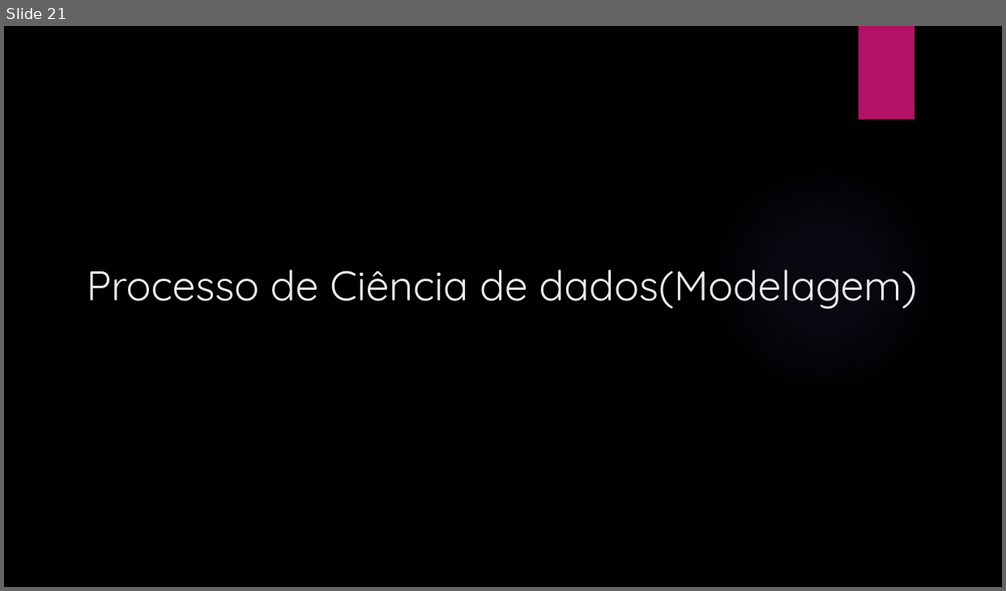
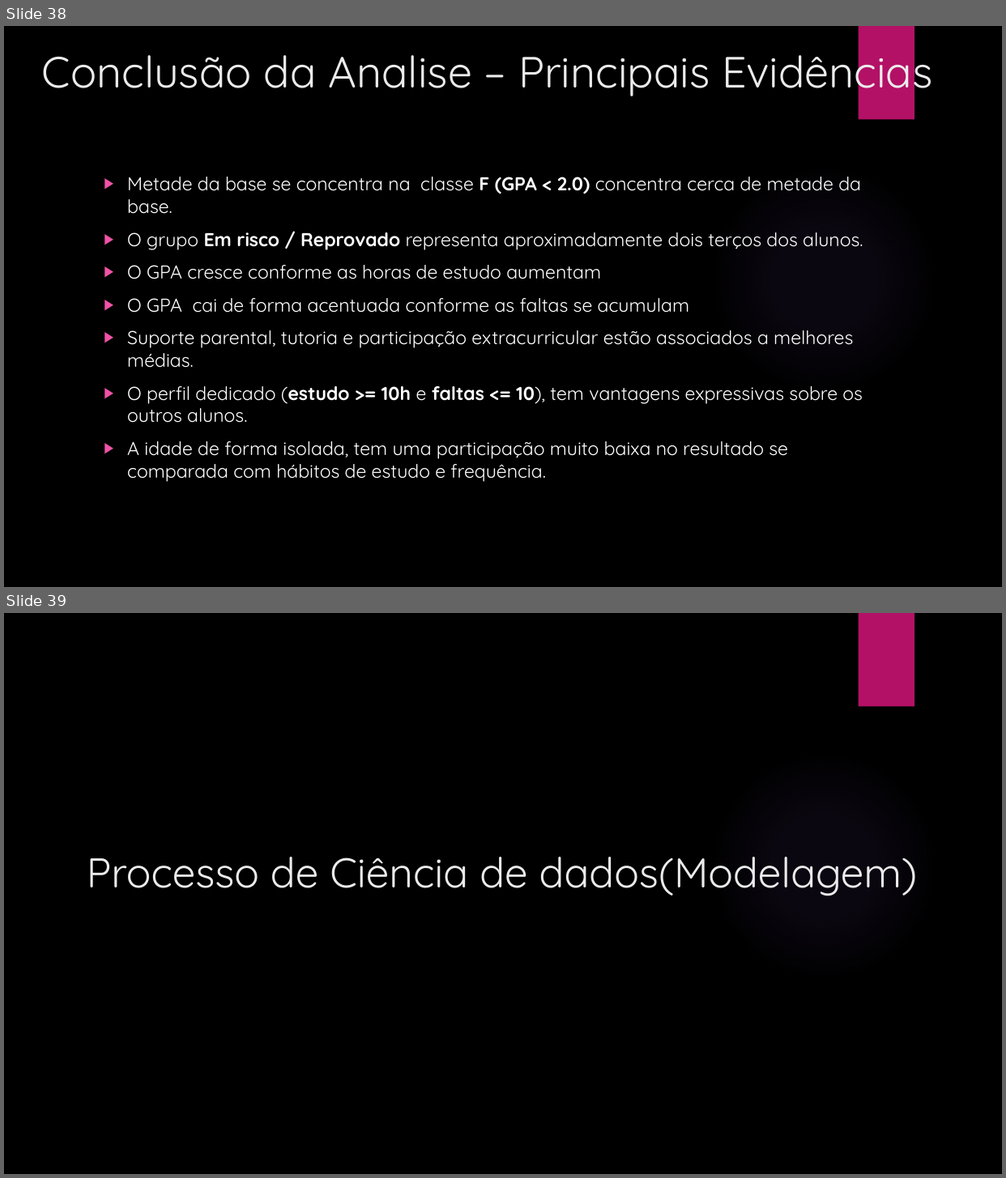
Before and after one commit to elvitin/students_perfomance_topicos_i, a slide deck: docs/Apresentacaotopicos.pptx. Shown one above the other, each under a label of ours: slide 21 before the commit, slides 38 and 39 after it. The pictures are 1006x591 and 1006x1178 pixels, drawn with LibreOffice and Linux fonts; fonts in the diff are those of the drawing; background and template pictures are left out. Boxes give left, top, right and bottom in pixels: in the first picture for what was removed or moved away, otherwise in the second. Text is boxed around its words. In the diff, an @@ line names an element or a change of style, - is before the commit and + after.

```diff
--- a/docs/Apresentacaotopicos.pptx
+++ b/docs/Apresentacaotopicos.pptx
@@ slide 38 added at <box>4,26,1002,587</box>, background picture (left out); not listed: 2 template elements that a slide beside it also shows @@
@@ title added at <box>42,43,932,100</box>, 42 pt, text #EBEBEB @@
+Conclusão da Analise – Principais Evidências
@@ text added at <box>127,177,863,482</box>, 18 pt, text #FFFFFF @@
+  ▶ Metade da base se concentra na classe F (GPA < 2.0) concentra cerca de metade da base.
+  ▶ O grupo Em risco / Reprovado representa aproximadamente dois terços dos alunos.
+  ▶ O GPA cresce conforme as horas de estudo aumentam
+  ▶ O GPA cai de forma acentuada conforme as faltas se acumulam
+  ▶ Suporte parental, tutoria e participação extracurricular estão associados a melhores médias.
+  ▶ O perfil dedicado (estudo >= 10h e faltas <= 10), tem vantagens expressivas sobre os outros alunos.
+  ▶ A idade de forma isolada, tem uma participação muito baixa no resultado se comparada com hábitos de estudo e frequência.
@@ what was slide 21 is now slide 39 @@
```
Also in this commit, not shown: 2 slides changed, 21 other slides added, 4 slides removed, 4 other files.
